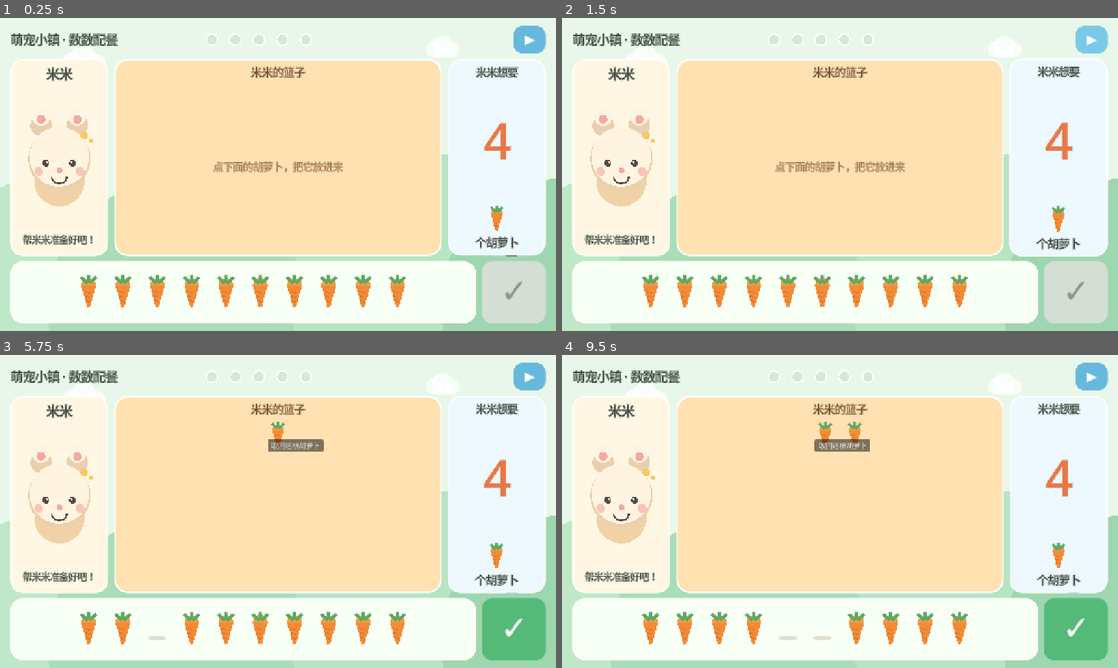
Above: before the commit, frames 1-4 (two rows, left to right).
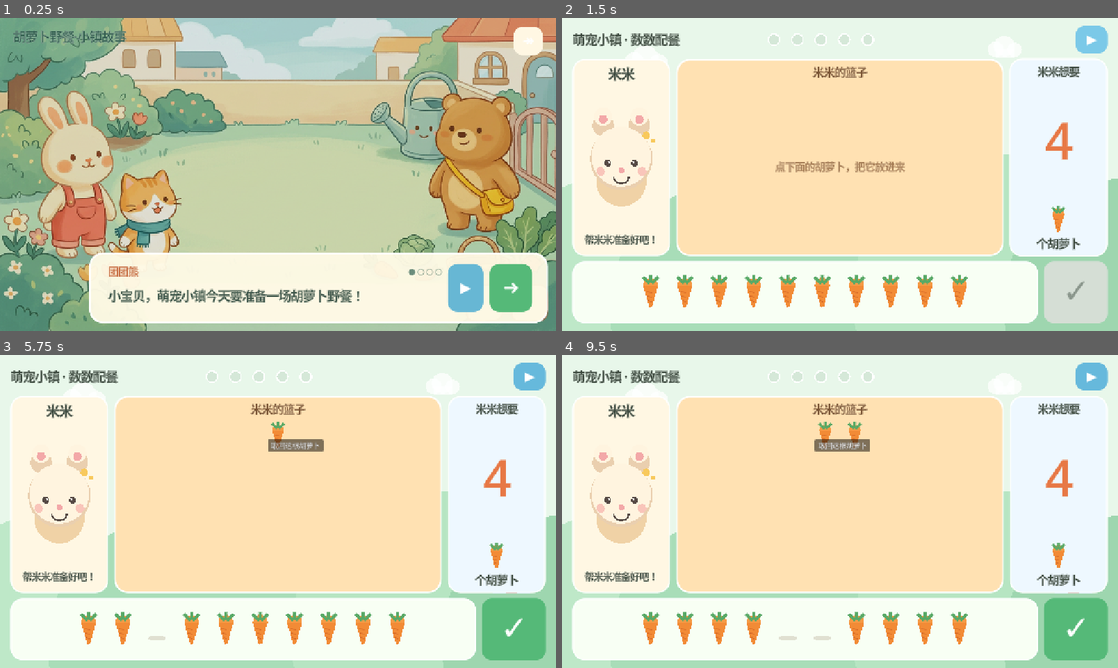
Above: after the commit, the same moments.

Repository: 1xuanyuan1/pet-math-town
Game: Godot game, scene res://scenes/main/main.tscn
Same seed, same stepped clock (60 frames per second), same inputs: the game is played once before the commit and once after it.
Inputs (mouse positions are in pixels of both pictures, inside the frame that each line leads up to):
- Up to frame 1 (0.25 s): no input
- Up to frame 2 (1.5 s): click (1090, 39) at 0.5 s, where only the run after the commit has a clickable "↠"; click "▶" at 1.25 s
- Up to frame 3 (5.75 s): click (88, 630) at 2.02 s; click (278, 436) at 2.75 s; click (122, 630) at 3.52 s; click (155, 630) at 4.27 s; click (261, 436) at 5.02 s
- Up to frame 4 (9.5 s): click (751, 630) at 5.77 s; click (856, 436) at 6.52 s; click (789, 630) at 7.27 s; click (823, 630) at 8.02 s; click (812, 436) at 8.77 s

The runs differ from the first frame. In frame 1, 87% of the frame differs, in the area x 0-100%, y 0-100%; in frame 2, nothing differs; in frame 3, less than 0.1%; in frame 4, less than 0.1%.

Commit message:
feat: add narrated garden story intro

Diff:
--- a/audio/tts/registry.json
+++ b/audio/tts/registry.json
@@ -1,6 +1,10 @@
 {
   "common.name_default": "res://audio/tts/generated/common/name_default.ogg",
   "common.name_xiangxiang": "res://audio/tts/generated/common/name_xiangxiang.ogg",
+  "story.garden_welcome": "res://audio/tts/generated/story/garden_welcome.ogg",
+  "story.mimi_problem": "res://audio/tts/generated/story/mimi_problem.ogg",
+  "story.diandian_plan": "res://audio/tts/generated/story/diandian_plan.ogg",
+  "story.mimi_invite": "res://audio/tts/generated/story/mimi_invite.ogg",
   "count_feeding.target_01": "res://audio/tts/generated/count_feeding/target_01.ogg",
   "count_feeding.target_02": "res://audio/tts/generated/count_feeding/target_02.ogg",
   "count_feeding.target_03": "res://audio/tts/generated/count_feeding/target_03.ogg",
--- /dev/null
+++ b/audio/tts/story_intro.json
@@ -0,0 +1,33 @@
+{
+  "version": 1,
+  "defaults": {
+    "model": "speech-2.8-hd",
+    "profile": "narrator",
+    "language_boost": "Chinese",
+    "pronunciation_dict": {
+      "tone": ["米米/(mi3)(mi3)", "香香/(xiang1)(xiang1)"]
+    }
+  },
+  "items": [
+    {
+      "id": "garden_welcome",
+      "text": "萌宠小镇今天要准备一场胡萝卜野餐！",
+      "output": "story/garden_welcome.ogg"
+    },
+    {
+      "id": "mimi_problem",
+      "text": "我想带一些胡萝卜，可是还不知道该放几个。",
+      "output": "story/mimi_problem.ogg"
+    },
+    {
+      "id": "diandian_plan",
+      "text": "我们一边数，一边把胡萝卜放进篮子，就不会弄错啦！",
+      "output": "story/diandian_plan.ogg"
+    },
+    {
+      "id": "mimi_invite",
+      "text": "你愿意来帮帮我吗？点绿色箭头，我们出发吧！",
+      "output": "story/mimi_invite.ogg"
+    }
+  ]
+}
--- /dev/null
+++ b/content/story/garden_intro.json
@@ -0,0 +1,28 @@
+{
+  "schema_version": 1,
+  "id": "garden_intro",
+  "background": "res://assets/art/story/garden_intro.png",
+  "lines": [
+    {
+      "speaker": "团团熊",
+      "text": "萌宠小镇今天要准备一场胡萝卜野餐！",
+      "audio_id": "story.garden_welcome",
+      "prefix_child_name": true
+    },
+    {
+      "speaker": "米米兔",
+      "text": "我想带一些胡萝卜，可是还不知道该放几个。",
+      "audio_id": "story.mimi_problem"
+    },
+    {
+      "speaker": "点点猫",
+      "text": "我们一边数，一边把胡萝卜放进篮子，就不会弄错啦！",
+      "audio_id": "story.diandian_plan"
+    },
+    {
+      "speaker": "米米兔",
+      "text": "你愿意来帮帮我吗？点绿色箭头，我们出发吧！",
+      "audio_id": "story.mimi_invite"
+    }
+  ]
+}
--- a/scenes/main/main.gd
+++ b/scenes/main/main.gd
@@ -1,10 +1,34 @@
 extends Control
 
+const STORY_INTRO_SCENE := preload("res://scenes/story/garden_intro.tscn")
 const COUNT_FEEDING_SCENE := preload("res://scenes/games/count_feeding/count_feeding.tscn")
+
+var _current_view: Control
 
 
 func _ready() -> void:
+	_show_story_intro()
+
+
+func _show_story_intro() -> void:
+	_clear_current_view()
+	var story := STORY_INTRO_SCENE.instantiate()
+	_current_view = story
+	add_child(story)
+	story.set_anchors_and_offsets_preset(Control.PRESET_FULL_RECT)
+	story.finished.connect(_show_count_feeding)
+
+
+func _show_count_feeding() -> void:
+	_clear_current_view()
 	var game := COUNT_FEEDING_SCENE.instantiate()
+	_current_view = game
 	add_child(game)
 	if game is Control:
 		game.set_anchors_and_offsets_preset(Control.PRESET_FULL_RECT)
+
+
+func _clear_current_view() -> void:
+	if _current_view != null and is_instance_valid(_current_view):
+		_current_view.queue_free()
+		_current_view = null
--- /dev/null
+++ b/scenes/story/garden_intro.gd
@@ -0,0 +1,199 @@
+extends Control
+
+signal finished
+
+var _config: Dictionary = {}
+var _line_index := 0
+var _speaker_label: Label
+var _dialogue_label: Label
+var _progress_label: Label
+var _replay_button: Button
+var _next_button: Button
+
+
+func _ready() -> void:
+	_config = ContentRepository.get_story_intro_config()
+	_build_ui()
+	if _config.is_empty() or _config.get("lines", []).is_empty():
+		_dialogue_label.text = "故事暂时走丢了，我们直接去帮米米吧！"
+		_next_button.text = "▶"
+		return
+	_show_line(0)
+
+
+func _build_ui() -> void:
+	var background := TextureRect.new()
+	var background_path := str(
+		_config.get("background", "res://assets/art/story/garden_intro.png")
+	)
+	if ResourceLoader.exists(background_path):
+		background.texture = load(background_path) as Texture2D
+	background.expand_mode = TextureRect.EXPAND_IGNORE_SIZE
+	background.stretch_mode = TextureRect.STRETCH_KEEP_ASPECT_COVERED
+	background.mouse_filter = Control.MOUSE_FILTER_IGNORE
+	add_child(background)
+	background.set_anchors_and_offsets_preset(Control.PRESET_FULL_RECT)
+
+	var top_shade := ColorRect.new()
+	top_shade.color = Color(0.08, 0.20, 0.16, 0.14)
+	top_shade.mouse_filter = Control.MOUSE_FILTER_IGNORE
+	add_child(top_shade)
+	top_shade.set_anchors_and_offsets_preset(Control.PRESET_FULL_RECT)
+
+	var title := Label.new()
+	title.text = "胡萝卜野餐·小镇故事"
+	title.position = Vector2(30, 22)
+	title.add_theme_font_size_override("font_size", 28)
+	title.add_theme_color_override("font_color", Color("#315D4E"))
+	title.add_theme_color_override("font_outline_color", Color(1, 1, 1, 0.92))
+	title.add_theme_constant_override("outline_size", 5)
+	add_child(title)
+
+	var skip_button := Button.new()
+	skip_button.text = "↠"
+	skip_button.tooltip_text = "跳过故事"
+	skip_button.custom_minimum_size = Vector2(68, 54)
+	skip_button.position = Vector2(1182, 20)
+	skip_button.add_theme_font_size_override("font_size", 30)
+	UIStyles.apply_button(
+		skip_button,
+		Color("#FFF7E3"),
+		Color.WHITE,
+		Color("#E9D5A6")
+	)
+	skip_button.pressed.connect(_finish_story)
+	add_child(skip_button)
+
+	var dialogue_card := PanelContainer.new()
+	dialogue_card.anchor_left = 0.16
+	dialogue_card.anchor_top = 0.75
+	dialogue_card.anchor_right = 0.985
+	dialogue_card.anchor_bottom = 0.975
+	dialogue_card.offset_left = 0
+	dialogue_card.offset_top = 0
+	dialogue_card.offset_right = 0
+	dialogue_card.offset_bottom = 0
+	dialogue_card.add_theme_stylebox_override(
+		"panel",
+		UIStyles.rounded_box(Color(1.0, 0.98, 0.90, 0.95), 30, Color.WHITE, 4)
+	)
+	add_child(dialogue_card)
+
+	var card_margin := MarginContainer.new()
+	card_margin.add_theme_constant_override("margin_left", 26)
+	card_margin.add_theme_constant_override("margin_top", 14)
+	card_margin.add_theme_constant_override("margin_right", 18)
+	card_margin.add_theme_constant_override("margin_bottom", 14)
+	dialogue_card.add_child(card_margin)
+
+	var row := HBoxContainer.new()
+	row.add_theme_constant_override("separation", 14)
+	card_margin.add_child(row)
+
+	var text_column := VBoxContainer.new()
+	text_column.size_flags_horizontal = Control.SIZE_EXPAND_FILL
+	text_column.add_theme_constant_override("separation", 2)
+	row.add_child(text_column)
+
+	var header := HBoxContainer.new()
+	text_column.add_child(header)
+	_speaker_label = Label.new()
+	_speaker_label.add_theme_font_size_override("font_size", 23)
+	_speaker_label.add_theme_color_override("font_color", Color("#C86F45"))
+	_speaker_label.size_flags_horizontal = Control.SIZE_EXPAND_FILL
+	header.add_child(_speaker_label)
+	_progress_label = Label.new()
+	_progress_label.add_theme_font_size_override("font_size", 18)
+	_progress_label.add_theme_color_override("font_color", Color("#6C8D7C"))
+	header.add_child(_progress_label)
+
+	_dialogue_label = Label.new()
+	_dialogue_label.size_flags_vertical = Control.SIZE_EXPAND_FILL
+	_dialogue_label.autowrap_mode = TextServer.AUTOWRAP_WORD_SMART
+	_dialogue_label.vertical_alignment = VERTICAL_ALIGNMENT_CENTER
+	_dialogue_label.add_theme_font_size_override("font_size", 28)
+	_dialogue_label.add_theme_color_override("font_color", Color("#3F574B"))
+	text_column.add_child(_dialogue_label)
+
+	_replay_button = Button.new()
+	_replay_button.text = "▶"
+	_replay_button.tooltip_text = "重播这句话"
+	_replay_button.custom_minimum_size = Vector2(82, 106)
+	_replay_button.add_theme_font_size_override("font_size", 30)
+	UIStyles.apply_button(
+		_replay_button,
+		Color("#67B7D4"),
+		Color("#7DC8E2"),
+		Color("#4594B2")
+	)
+	_replay_button.pressed.connect(_play_current_line)
+	row.add_child(_replay_button)
+
+	_next_button = Button.new()
+	_next_button.text = "➜"
+	_next_button.tooltip_text = "下一句"
+	_next_button.custom_minimum_size = Vector2(98, 106)
+	_next_button.add_theme_font_size_override("font_size", 42)
+	UIStyles.apply_button(
+		_next_button,
+		UIStyles.GREEN,
+		Color("#6ED08C"),
+		UIStyles.GREEN_DARK
+	)
+	_next_button.pressed.connect(_on_next_pressed)
+	row.add_child(_next_button)
+
+
+func _show_line(index: int) -> void:
+	var lines: Array = _config.get("lines", [])
+	if index < 0 or index >= lines.size():
+		_finish_story()
+		return
+	_line_index = index
+	var line: Dictionary = lines[_line_index]
+	_speaker_label.text = str(line.get("speaker", "萌宠伙伴"))
+	var spoken_text := str(line.get("text", ""))
+	if bool(line.get("prefix_child_name", false)):
+		spoken_text = "%s，%s" % [ProgressStore.get_child_name(), spoken_text]
+	_dialogue_label.text = spoken_text
+	_progress_label.text = _make_progress_text(lines.size(), _line_index)
+	_next_button.text = "✓" if _line_index == lines.size() - 1 else "➜"
+	_next_button.tooltip_text = "开始帮忙" if _line_index == lines.size() - 1 else "下一句"
+	_play_current_line()
+
+
+func _make_progress_text(total: int, active_index: int) -> String:
+	var parts: PackedStringArray = []
+	for index in range(total):
+		parts.append("●" if index == active_index else "○")
+	return " ".join(parts)
+
+
+func _play_current_line() -> void:
+	var lines: Array = _config.get("lines", [])
+	if _line_index < 0 or _line_index >= lines.size():
+		return
+	var line: Dictionary = lines[_line_index]
+	var audio_id := str(line.get("audio_id", ""))
+	var spoken_text := str(line.get("text", ""))
+	if bool(line.get("prefix_child_name", false)):
+		var child_name := ProgressStore.get_child_name()
+		AudioManager.play_sequence(
+			[ContentRepository.child_name_audio_id(child_name), audio_id],
+			"%s，%s" % [child_name, spoken_text]
+		)
+	else:
+		AudioManager.play_prompt(audio_id, spoken_text)
+
+
+func _on_next_pressed() -> void:
+	var lines: Array = _config.get("lines", [])
+	if _line_index >= lines.size() - 1:
+		_finish_story()
+	else:
+		_show_line(_line_index + 1)
+
+
+func _finish_story() -> void:
+	AudioManager.stop_voice()
+	finished.emit()
--- /dev/null
+++ b/scenes/story/garden_intro.tscn
@@ -0,0 +1,12 @@
+[gd_scene load_steps=2 format=3]
+
+[ext_resource type="Script" path="res://scenes/story/garden_intro.gd" id="1_story"]
+
+[node name="GardenIntro" type="Control"]
+layout_mode = 3
+anchors_preset = 15
+anchor_right = 1.0
+anchor_bottom = 1.0
+grow_horizontal = 2
+grow_vertical = 2
+script = ExtResource("1_story")
--- a/scripts/autoload/content_repository.gd
+++ b/scripts/autoload/content_repository.gd
@@ -2,6 +2,7 @@
 
 const COUNT_FEEDING_PATH := "res://content/math/grade1_sem1/count_feeding.json"
 const PLAYER_PROFILE_PATH := "res://content/player_profile.json"
+const STORY_INTRO_PATH := "res://content/story/garden_intro.json"
 
 var _configs: Dictionary = {}
 var validation_errors: PackedStringArray = []
@@ -33,6 +34,14 @@
 	else:
 		for message in profile_errors:
 			push_error(message)
+	var story_intro := load_json_file(STORY_INTRO_PATH)
+	var story_errors := validate_story_intro(story_intro)
+	validation_errors.append_array(story_errors)
+	if story_errors.is_empty():
+		_configs[story_intro["id"]] = story_intro
+	else:
+		for message in story_errors:
+			push_error(message)
 
 
 func get_game_config(game_id: String) -> Dictionary:
@@ -41,6 +50,10 @@
 
 func get_player_profile_config() -> Dictionary:
 	return _configs.get("player_profile", {}).duplicate(true)
+
+
+func get_story_intro_config() -> Dictionary:
+	return _configs.get("garden_intro", {}).duplicate(true)
 
 
 func child_name_audio_id(display_name: String) -> String:
@@ -135,3 +148,36 @@
 	if not names.has(str(config.get("default_name"))):
 		errors.append("默认名字必须位于 bundled_names 中")
 	return errors
+
+
+static func validate_story_intro(config: Dictionary) -> PackedStringArray:
+	var errors := PackedStringArray()
+	if int(config.get("schema_version", 0)) != 1:
+		errors.append("garden_intro.schema_version 必须为 1")
+	if config.get("id", "") != "garden_intro":
+		errors.append("garden_intro.id 不正确")
+	var background := str(config.get("background", ""))
+	if background.is_empty() or not ResourceLoader.exists(background):
+		errors.append("故事背景不存在：%s" % background)
+	var lines_value: Variant = config.get("lines")
+	if not lines_value is Array or lines_value.size() < 3:
+		errors.append("故事对话至少需要三句")
+		return errors
+	var audio_ids := {}
+	for index in range(lines_value.size()):
+		var line_value: Variant = lines_value[index]
+		if not line_value is Dictionary:
+			errors.append("故事对话 %d 必须是对象" % index)
+			continue
+		var line: Dictionary = line_value
+		if str(line.get("speaker", "")).strip_edges().is_empty():
+			errors.append("故事对话 %d 缺少角色" % index)
+		if str(line.get("text", "")).strip_edges().is_empty():
+			errors.append("故事对话 %d 缺少文案" % index)
+		var audio_id := str(line.get("audio_id", "")).strip_edges()
+		if audio_id.is_empty():
+			errors.append("故事对话 %d 缺少语音 id" % index)
+		elif audio_ids.has(audio_id):
+			errors.append("故事语音 id 不能重复：%s" % audio_id)
+		audio_ids[audio_id] = true
+	return errors
--- a/tests/run_tests.gd
+++ b/tests/run_tests.gd
@@ -20,6 +20,7 @@
 	_test_question_generator()
 	_test_tts_manifests()
 	_test_progress_store()
+	await _test_story_flow()
 	await _test_game_round()
 	if _failures.is_empty():
 		print("TESTS PASSED: %d checks" % _checks)
@@ -54,6 +55,12 @@
 	_check(profile_errors.is_empty(), "玩家称呼配置应通过校验：%s" % ", ".join(profile_errors))
 	_check(ContentRepository.child_name_audio_id("香香") == "common.name_xiangxiang", "香香应命中内置名字音频")
 	_check(ContentRepository.child_name_audio_id("自定义名字") == "common.name_default", "未知名字应回退默认音频")
+	var story: Dictionary = repository_script.load_json_file(
+		"res://content/story/garden_intro.json"
+	)
+	var story_errors: PackedStringArray = repository_script.validate_story_intro(story)
+	_check(story_errors.is_empty(), "剧情序章应通过校验：%s" % ", ".join(story_errors))
+	_check(story.get("lines", []).size() == 4, "剧情序章应包含四句对话")
 
 
 func _test_question_generator() -> void:
@@ -80,7 +87,14 @@
 	var registry: Dictionary = JSON.parse_string(registry_file.get_as_text())
 	var items: Array = manifest.get("items", [])
 	_check(items.size() == 25, "首版 TTS 清单应包含 25 条语音")
-	_check(registry.size() == items.size() + 2, "Godot 音频注册表应覆盖正式语音与名字片段")
+	var story_manifest_file := FileAccess.open("res://audio/tts/story_intro.json", FileAccess.READ)
+	var story_manifest: Dictionary = JSON.parse_string(story_manifest_file.get_as_text())
+	var story_items: Array = story_manifest.get("items", [])
+	_check(story_items.size() == 4, "剧情序章 TTS 应包含四句对话")
+	_check(
+		registry.size() == items.size() + story_items.size() + 2,
+		"Godot 音频注册表应覆盖游戏、剧情与名字语音"
+	)
 	var seen_ids := {}
 	for item_value in items:
 		var item: Dictionary = item_value
@@ -110,6 +124,10 @@
 	_check(personalization_items.size() == 2, "个性化 TTS 应包含默认名字和香香")
 	_check(registry.has("common.name_default"), "注册表应包含默认名字")
 	_check(registry.has("common.name_xiangxiang"), "注册表应包含香香")
+	for story_item_value in story_items:
+		var story_item: Dictionary = story_item_value
+		var story_registry_id := "story.%s" % str(story_item.get("id"))
+		_check(registry.has(story_registry_id), "注册表缺少剧情语音：%s" % story_registry_id)
 
 
 func _test_progress_store() -> void:
@@ -135,6 +153,29 @@
 	DirAccess.remove_absolute(ProjectSettings.globalize_path(test_path))
 	first_store.free()
 	second_store.free()
+
+
+func _test_story_flow() -> void:
+	var main_scene := load("res://scenes/main/main.tscn") as PackedScene
+	var main := main_scene.instantiate()
+	get_tree().root.add_child(main)
+	await get_tree().process_frame
+	await get_tree().process_frame
+	var story_view := main.get("_current_view") as Control
+	_check(story_view != null and story_view.name == "GardenIntro", "启动后应先进入剧情序章")
+	var dialogue := story_view.get("_dialogue_label") as Label
+	_check(
+		dialogue != null and ProgressStore.get_child_name() in dialogue.text,
+		"剧情首句应包含小主人称呼"
+	)
+	main.call("_show_count_feeding")
+	await get_tree().process_frame
+	var game_view := main.get("_current_view") as Control
+	_check(game_view != null and game_view.name == "CountFeeding", "剧情结束后应进入数数配餐")
+	AudioManager.stop_voice()
+	await get_tree().create_timer(0.1).timeout
+	main.free()
+	await get_tree().process_frame
 
 
 func _test_game_round() -> void:
Not shown, changed: audio/tts/generated/.minimax-tts-index.json
Not shown, added: audio/tts/generated/story/diandian_plan.ogg.import
Not shown, added: audio/tts/generated/story/garden_welcome.ogg.import
Not shown, added: audio/tts/generated/story/mimi_invite.ogg.import
Not shown, added: audio/tts/generated/story/mimi_problem.ogg.import
Not shown, added: scenes/story/garden_intro.gd.uid
Not shown, added: audio/tts/generated/story/diandian_plan.ogg
Not shown, added: audio/tts/generated/story/garden_welcome.ogg
Not shown, added: audio/tts/generated/story/mimi_invite.ogg
Not shown, added: audio/tts/generated/story/mimi_problem.ogg
Not shown, changed: docs/implementation-plan.md
